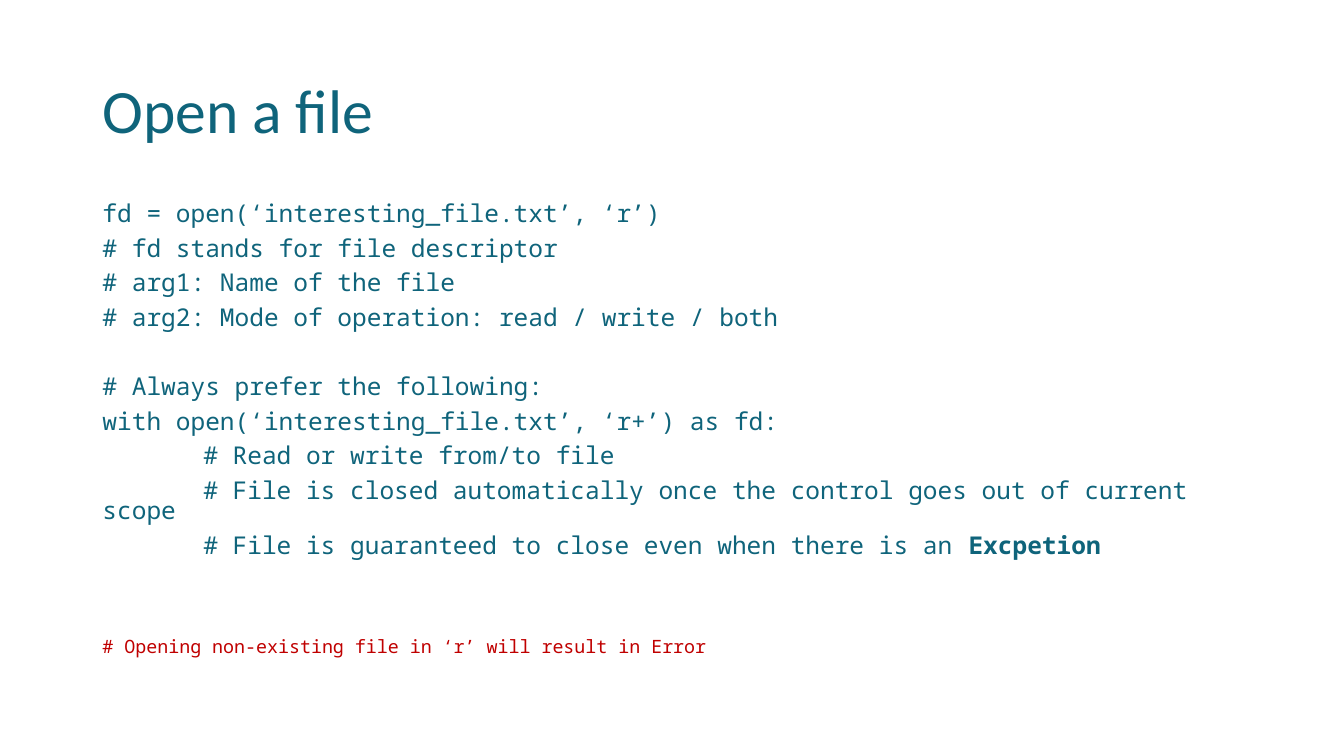
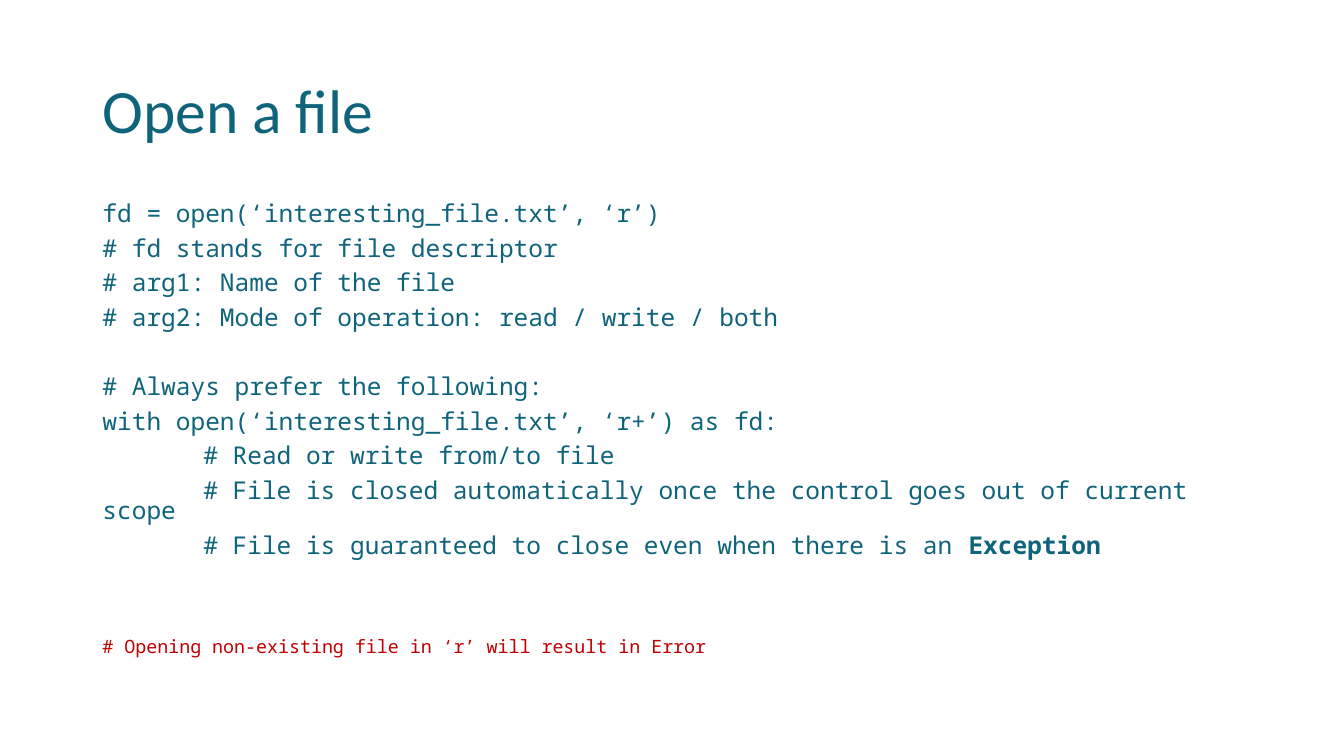
Before and after one commit to uday87j/teach_python, a slide deck: slide 8 of fundamentals/9-Type conversion, Files, doctest.pptx (slide 5 before the commit). Drawn at 1344x756 pixels with LibreOffice and Linux fonts; fonts in the diff are those of the drawing. Boxes give left, top, right and bottom in pixels: in the first picture for what was removed or moved away, otherwise in the second. Text is boxed around its words. In the diff, an @@ line names an element or a change of style, - is before the commit and + after.

```diff
--- a/fundamentals/9-Type conversion, Files, doctest.pptx
+++ b/fundamentals/9-Type conversion, Files, doctest.pptx
@@ text at [233, 535, 1101, 560]: text changed @@
-# File is guaranteed to close even when there is an Excpetion
+# File is guaranteed to close even when there is an Exception
```
Also in this commit, not shown: 3 other slides changed, 3 slides added, 1 other file.
